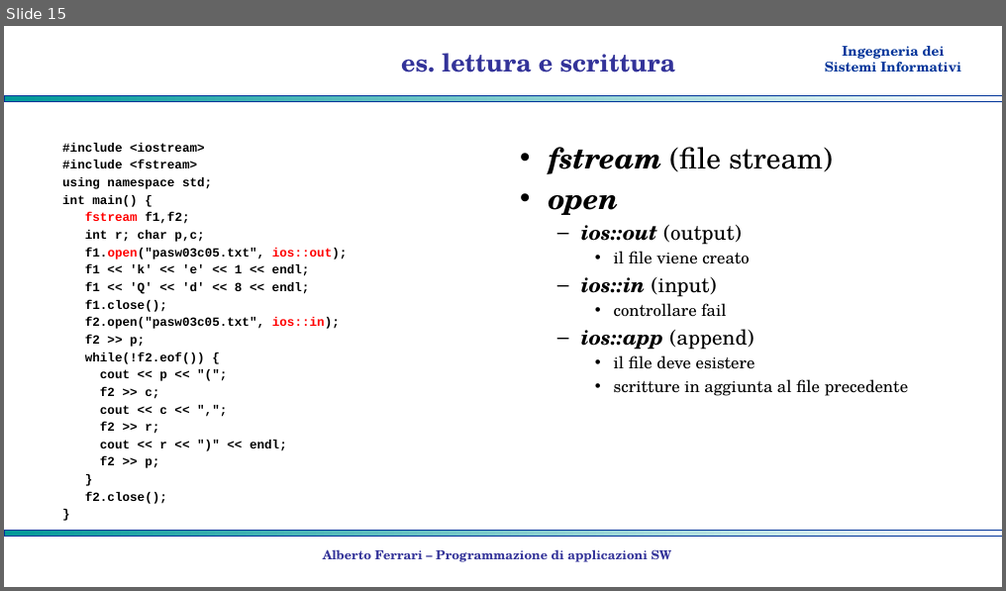
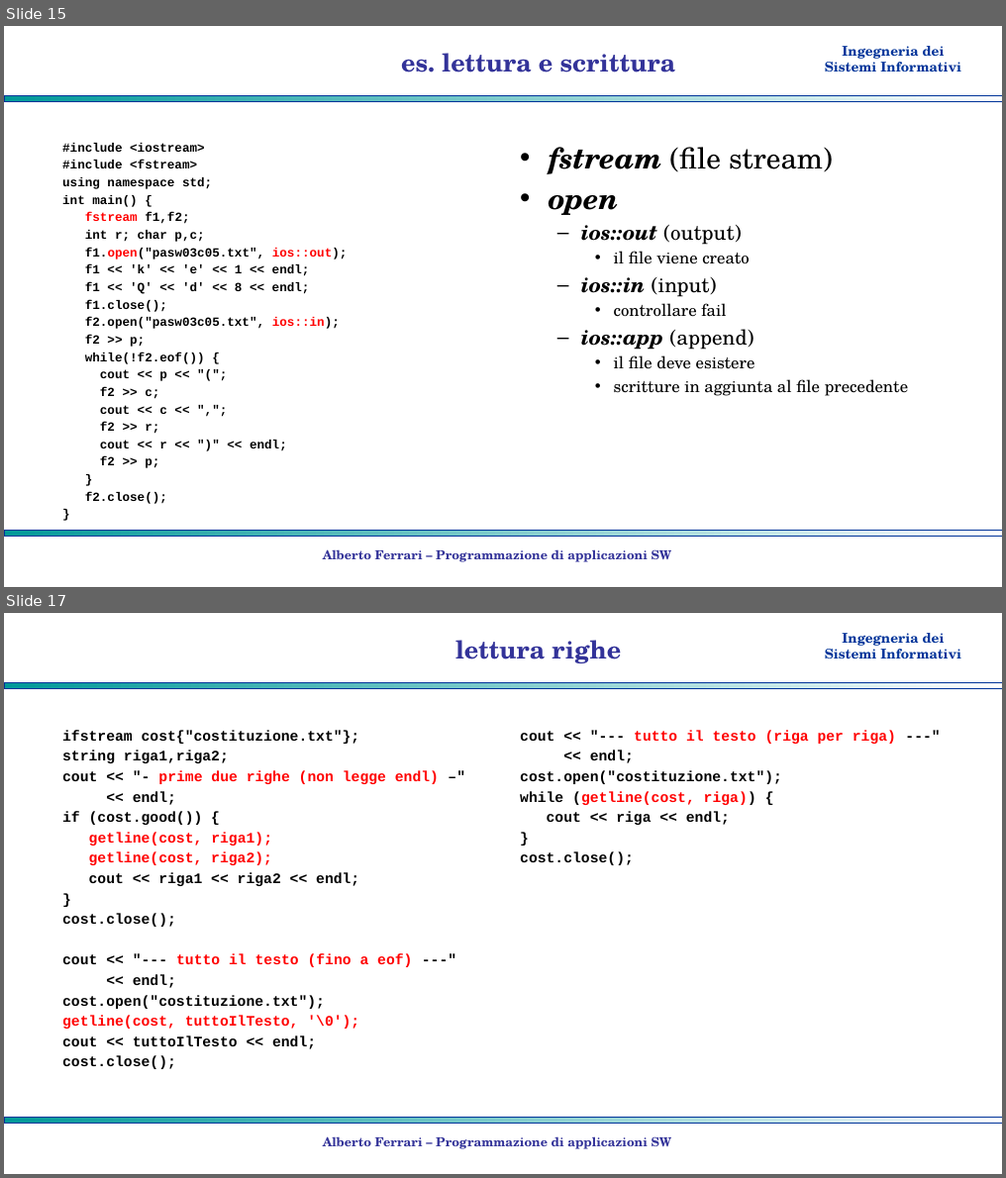
Before and after one commit to albertoferrari/pasw, a slide deck: lezioni/PASW03c - C++ input output.pptx. Shown one above the other, each under a label of ours: slide 15 before the commit, slides 15 and 17 after it; the slides between them are not shown. The pictures are 1006x591 and 1006x1178 pixels, drawn with LibreOffice and Linux fonts; fonts in the diff are those of the drawing; background and template pictures are left out. Boxes give left, top, right and bottom in pixels: in the first picture for what was removed or moved away, otherwise in the second. Text is boxed around its words. In the diff, an @@ line names an element or a change of style, - is before the commit and + after.

```diff
--- a/lezioni/PASW03c - C++ input output.pptx
+++ b/lezioni/PASW03c - C++ input output.pptx
@@ slide 17 added at [4,613,1002,1174], background #FFFFFF; not listed: 3 template elements that a slide beside it also shows @@
@@ title added at [455,640,621,663], 24 pt, text #333399, bold @@
+lettura righe
@@ text added at [62,730,439,1069], 14 pt, text #000000, bold @@
+ifstream cost{"costituzione.txt"};
+string riga1,riga2;
+cout << "- prime due righe (non legge endl) –"
+<< endl;
+if (cost.good()) {
+getline(cost, riga1);
+getline(cost, riga2);
+cout << riga1 << riga2 << endl;
+}
+cost.close();
+cout << "--- tutto il testo (fino a eof) ---"
+<< endl;
+cost.open("costituzione.txt");
+getline(cost, tuttoIlTesto, '\0');
+cout << tuttoIlTesto << endl;
+cost.close();
@@ text added at [520,730,896,865], 14 pt, text #000000, bold @@
+cout << "--- tutto il testo (riga per riga) ---"
+<< endl;
+cost.open("costituzione.txt");
+while (getline(cost, riga)) {
+cout << riga << endl;
+}
+cost.close();
@@ text added at [323,1137,672,1150], 12 pt, text #333399, bold @@
+Alberto Ferrari – Programmazione di applicazioni SW
```
Also in this commit, not shown: 1 other slide added, 1 other file.
